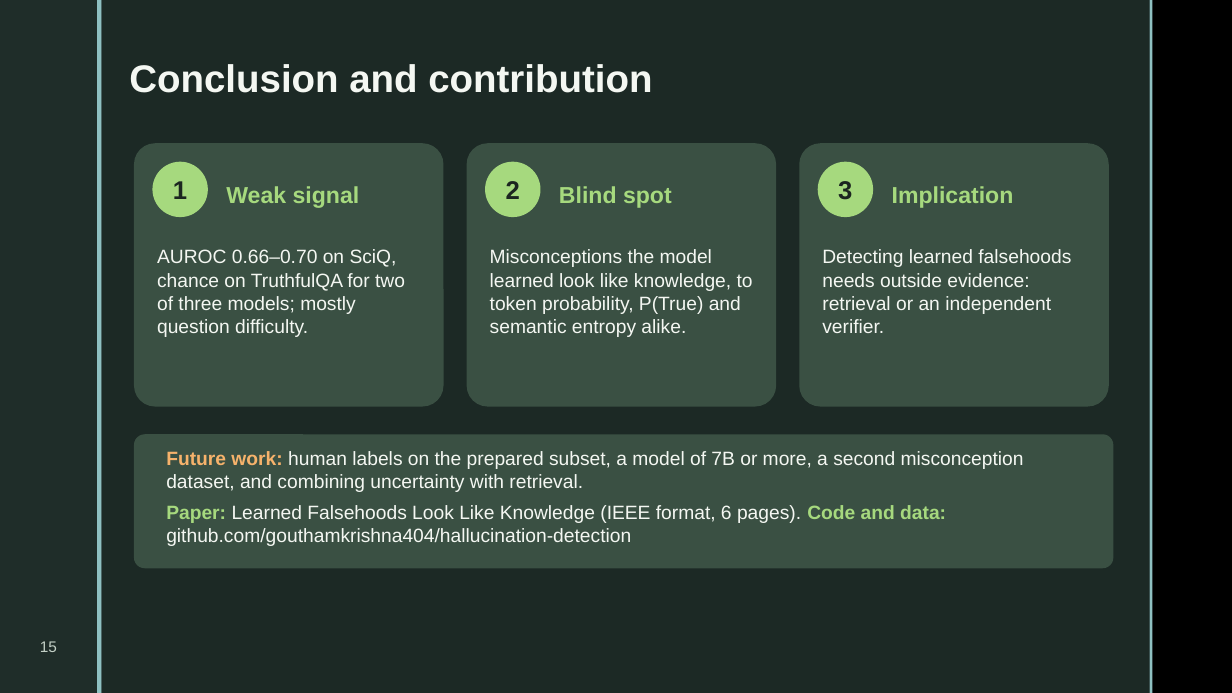
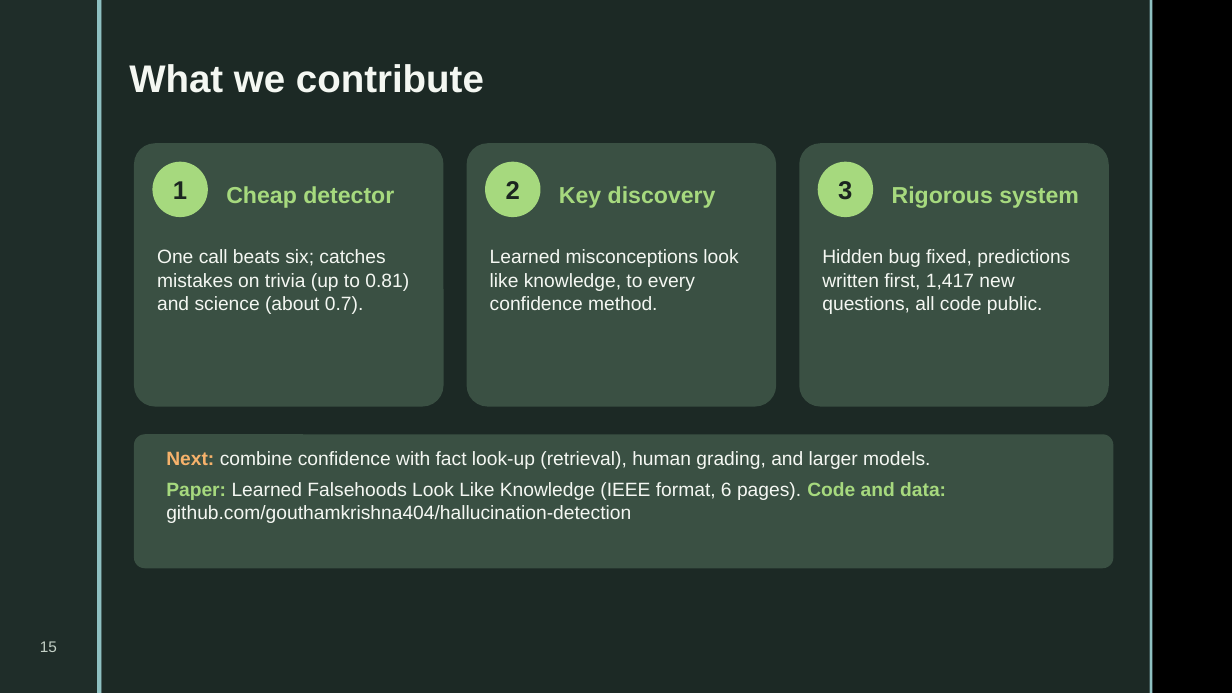
Before and after one commit to gouthamkrishna404/hallucination-detection, a slide deck: slide 15 of presentation/DA3_Hallucination_Detection.pptx. Drawn at 1232x693 pixels with LibreOffice and Linux fonts; fonts in the diff are those of the drawing; background and template pictures are left out. Boxes give left, top, right and bottom in pixels: in the first picture for what was removed or moved away, otherwise in the second. Text is boxed around its words. In the diff, an @@ line names an element or a change of style, - is before the commit and + after.

```diff
--- a/presentation/DA3_Hallucination_Detection.pptx
+++ b/presentation/DA3_Hallucination_Detection.pptx
@@ text at [129, 64, 484, 93]: text changed @@
-Conclusion and contribution
+What we contribute
@@ text at [226, 186, 394, 208]: text changed @@
-Weak signal
+Cheap detector
@@ text at [559, 186, 716, 208]: text changed @@
-Blind spot
+Key discovery
@@ text at [892, 186, 1079, 208]: text changed @@
-Implication
+Rigorous system
@@ text at [157, 249, 409, 314]: text changed @@
-AUROC 0.66–0.70 on SciQ, chance on TruthfulQA for two of three models; mostly question difficulty.
+One call beats six; catches mistakes on trivia (up to 0.81) and science (about 0.7).
@@ text at [490, 249, 738, 310]: text changed @@
-Misconceptions the model learned look like knowledge, to token probability, P(True) and semantic entropy alike.
+Learned misconceptions look like knowledge, to every confidence method.
@@ text at [822, 249, 1070, 314]: text changed @@
-Detecting learned falsehoods needs outside evidence: retrieval or an independent verifier.
+Hidden bug fixed, predictions written first, 1,417 new questions, all code public.
@@ text at [166, 451, 930, 469]: text changed @@
-Future work: human labels on the prepared subset, a model of 7B or more, a second misconception dataset, and combining uncertainty with retrieval.
+Next: combine confidence with fact look-up (retrieval), human grading, and larger models.
```
Also in this commit, not shown: 14 other slides changed, 1 slide added, 1 slide removed, 6 other files.
